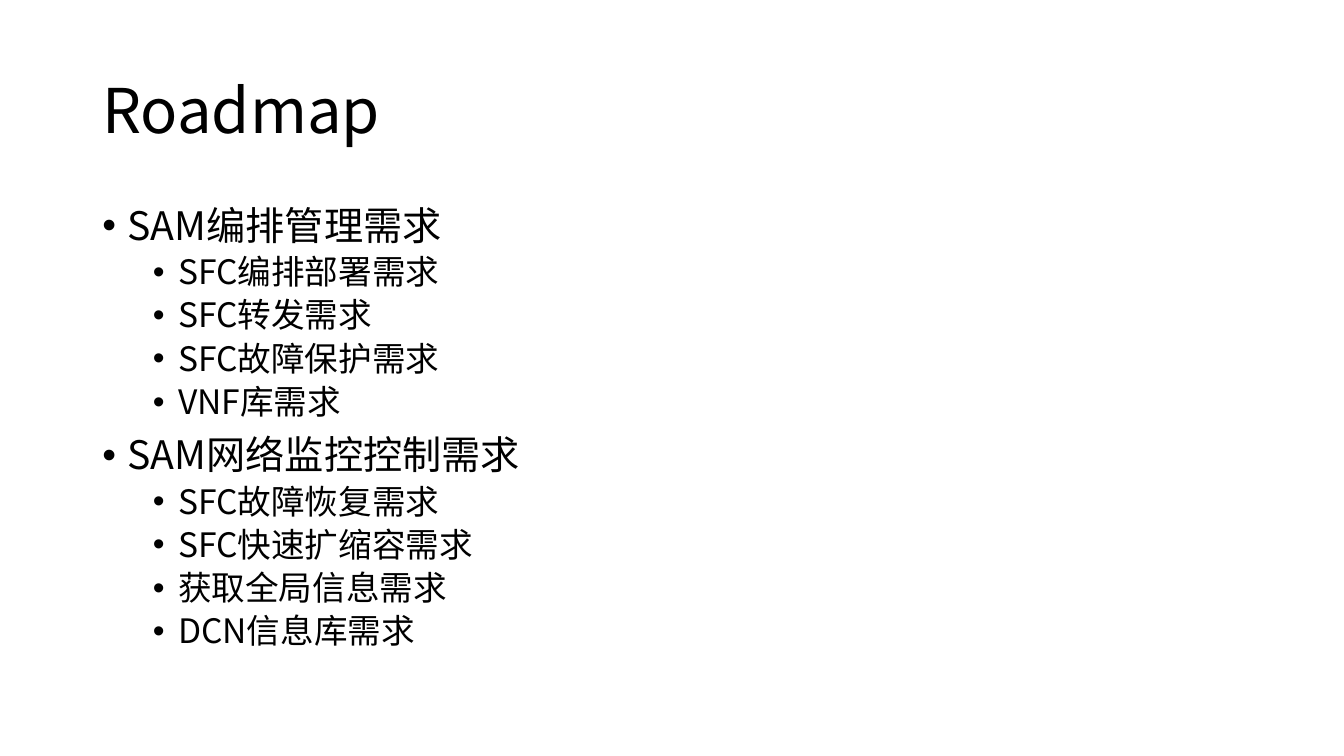
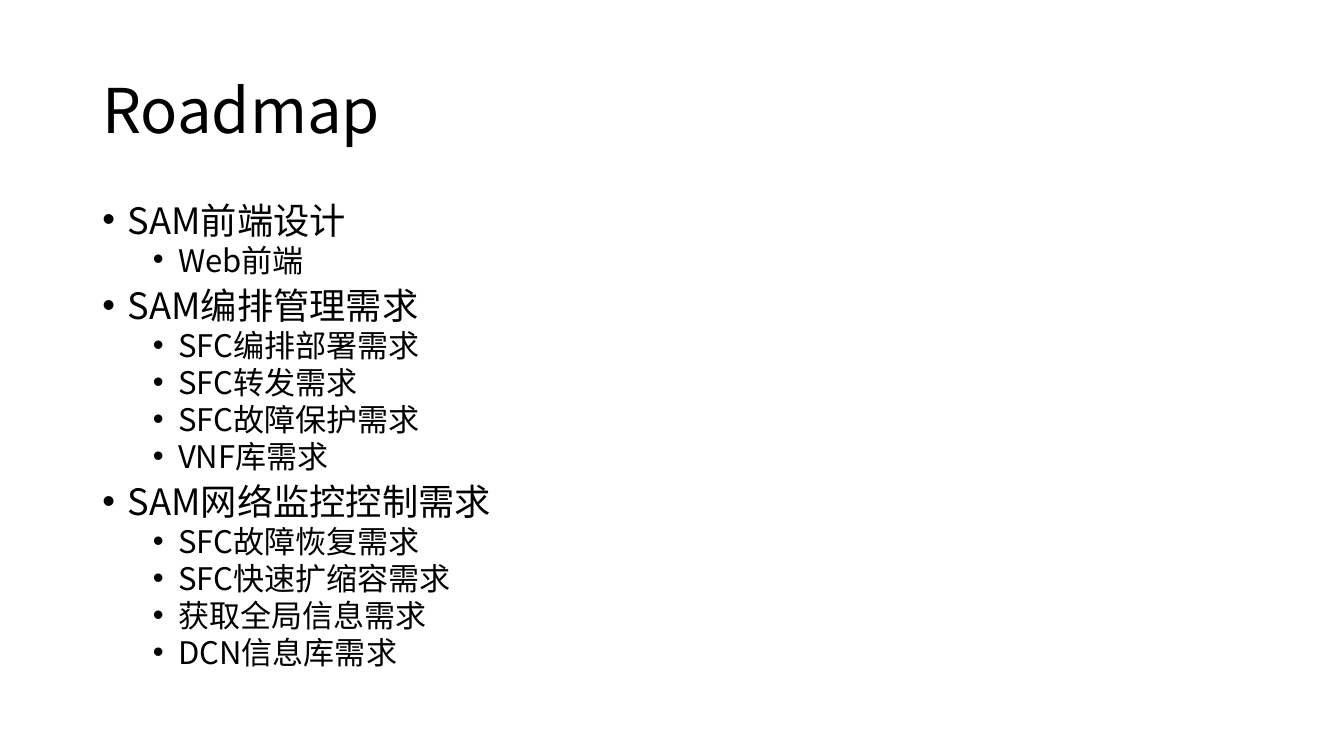
Before and after one commit to magaboomchen/SelfAdaptiveMano, a slide deck: slide 2 of doc/SoftwareEngineering/SoftwareRequirements/RequirementFeasibility.pptx. Drawn at 1344x756 pixels with LibreOffice and Linux fonts; fonts in the diff are those of the drawing. Boxes give left, top, right and bottom in pixels: in the first picture for what was removed or moved away, otherwise in the second. Text is boxed around its words. In the diff, an @@ line names an element or a change of style, - is before the commit and + after.

```diff
--- a/doc/SoftwareEngineering/SoftwareRequirements/RequirementFeasibility.pptx
+++ b/doc/SoftwareEngineering/SoftwareRequirements/RequirementFeasibility.pptx
@@ text at (x1=128, y1=203, x2=346, y2=275): paragraphs added @@
+• SAM前端设计
+  • Web前端
@@ text at (x1=128, y1=288, x2=491, y2=667): size 28 to 25.9 pt in "SAM编排管理需求", "SAM网络监控控制需求"; size 24 to 22.2 pt in "SFC编排部署需求", "SFC转发需求", "SFC故障保护需求", "VNF库需求" and 4 more places; line spacing 0.9 to 0.8 @@
```
Also in this commit, not shown: 5 other slides changed, 10 slides added, 5 other files.
